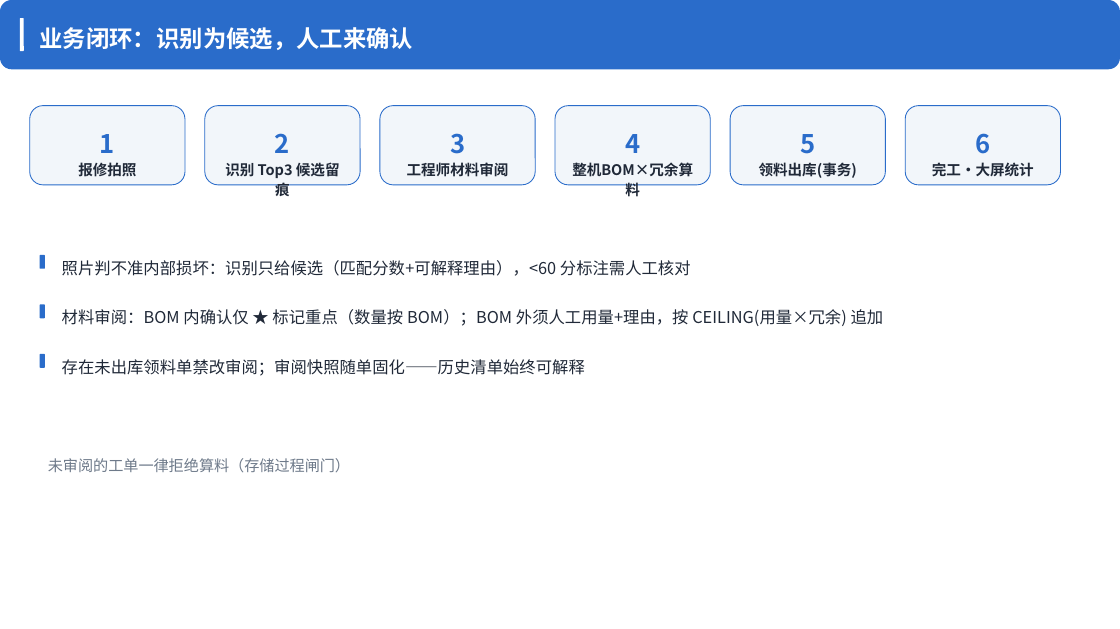
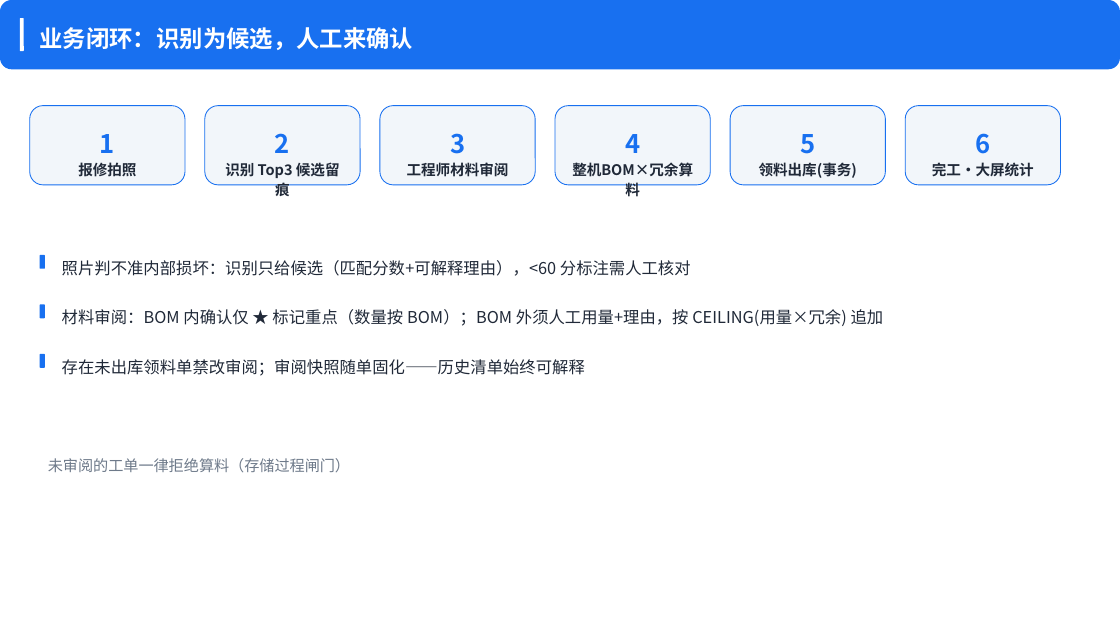
Before and after one commit to yq6666-66/IndustrialRepair, a slide deck: slide 2 of docs/答辩_工业维修智能化零件分配平台.pptx. Drawn at 1120x629 pixels with LibreOffice and Linux fonts; fonts in the diff are those of the drawing. Boxes give left, top, right and bottom in pixels: in the first picture for what was removed or moved away, otherwise in the second. Text is boxed around its words. In the diff, an @@ line names an element or a change of style, - is before the commit and + after.

```diff
--- a/docs/答辩_工业维修智能化零件分配平台.pptx
+++ b/docs/答辩_工业维修智能化零件分配平台.pptx
@@ outline #2A6CCA 0.75 pt to #1870F0 0.75 pt in 6 elements at (x1=29, y1=106, x2=185, y2=185), (x1=205, y1=106, x2=360, y2=185), (x1=380, y1=106, x2=535, y2=185), (x1=555, y1=106, x2=710, y2=185), (x1=730, y1=106, x2=885, y2=185), (x1=905, y1=106, x2=1060, y2=185) @@
@@ text at (x1=100, y1=134, x2=115, y2=153): text colour #2A6CCA to #1870F0 in "1" @@
@@ text at (x1=275, y1=133, x2=290, y2=153): text colour #2A6CCA to #1870F0 in "2" @@
@@ text at (x1=450, y1=133, x2=465, y2=154): text colour #2A6CCA to #1870F0 in "3" @@
@@ text at (x1=625, y1=134, x2=640, y2=153): text colour #2A6CCA to #1870F0 in "4" @@
@@ text at (x1=800, y1=134, x2=815, y2=154): text colour #2A6CCA to #1870F0 in "5" @@
@@ text at (x1=975, y1=133, x2=990, y2=154): text colour #2A6CCA to #1870F0 in "6" @@
@@ fill #2A6CCA to #1870F0 in 4 elements at (x1=0, y1=0, x2=1120, y2=70), (x1=39, y1=255, x2=44, y2=269), (x1=39, y1=305, x2=44, y2=319), (x1=39, y1=354, x2=44, y2=368) @@
```
Also in this commit, not shown: 8 other slides changed, 10 other files.
